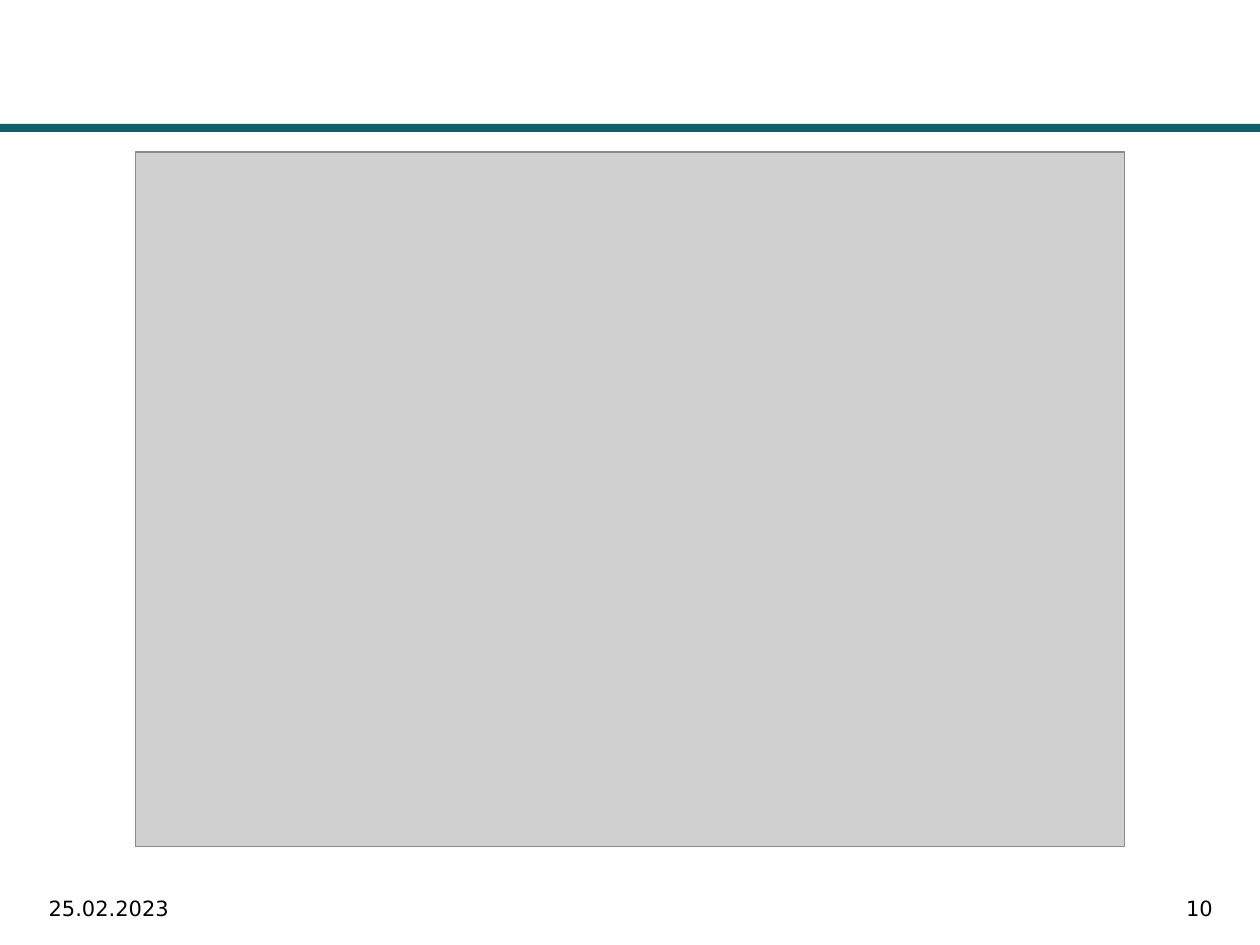
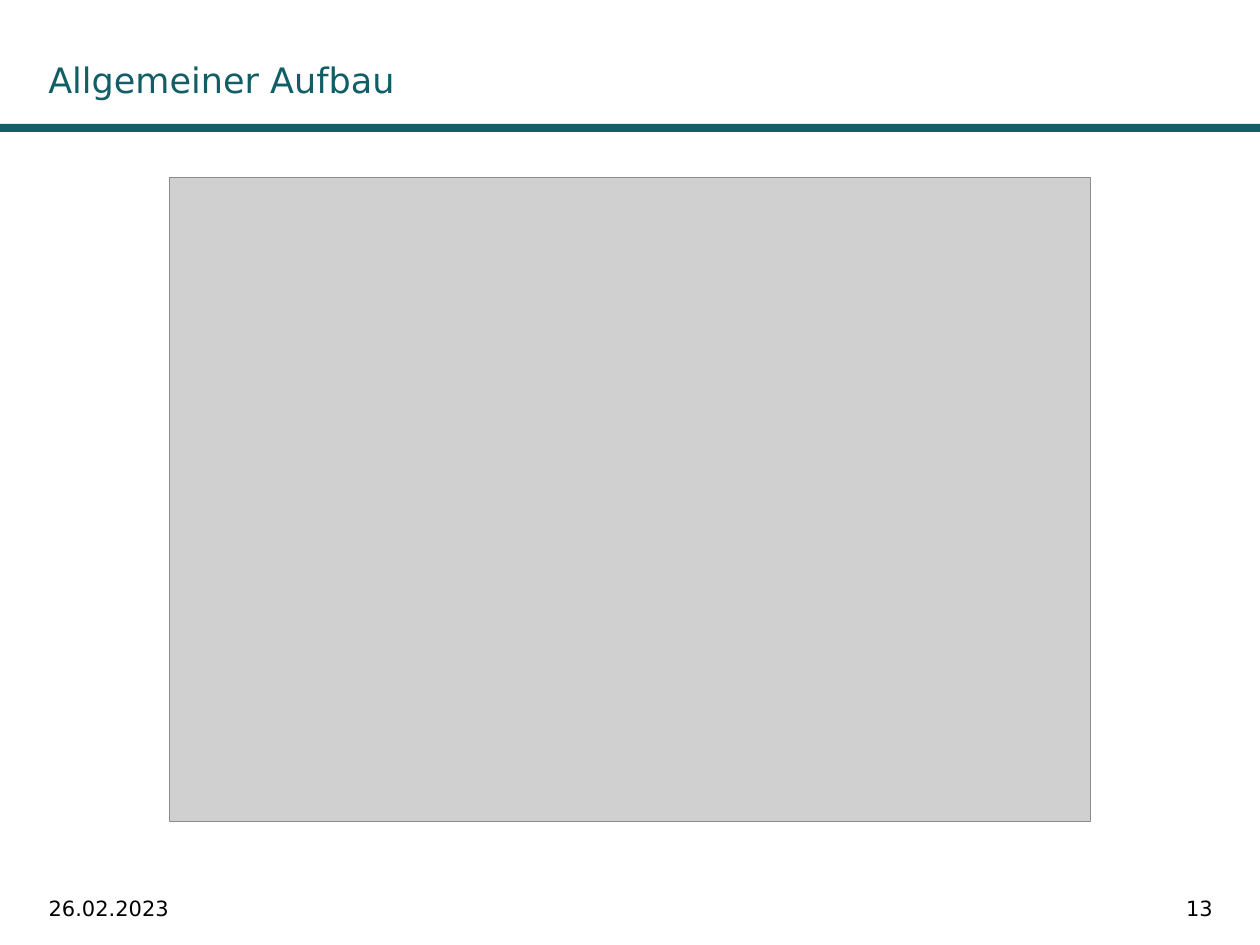
Before and after one commit to DwieDave/gedcom.js, a slide deck: slide 13 of doc/Teamprojekt_GedcomJS_MariusMueller_DavidGruber.pptx (slide 10 before the commit). Drawn at 1260x945 pixels with LibreOffice and Linux fonts; fonts in the diff are those of the drawing; grey boxes stand for pictures; background and template pictures are left out. Boxes give left, top, right and bottom in pixels: in the first picture for what was removed or moved away, otherwise in the second. Text is boxed around its words. In the diff, an @@ line names an element or a change of style, - is before the commit and + after.

```diff
--- a/doc/Teamprojekt_GedcomJS_MariusMueller_DavidGruber.pptx
+++ b/doc/Teamprojekt_GedcomJS_MariusMueller_DavidGruber.pptx
@@ title added at box(48, 66, 394, 101), 20 pt, text #115E67 @@
+Allgemeiner Aufbau
@@ picture: place and size @@
-picture at box(136, 152, 1125, 847)
+picture at box(170, 178, 1091, 822)
@@ text at box(49, 900, 169, 917): text changed @@
-25.02.2023
+26.02.2023
@@ page number at box(1186, 900, 1213, 917): text changed @@
-10
+13
```
Also in this commit, not shown: 9 other slides changed, 20 slides added, 1 slide removed, 3 other files.
